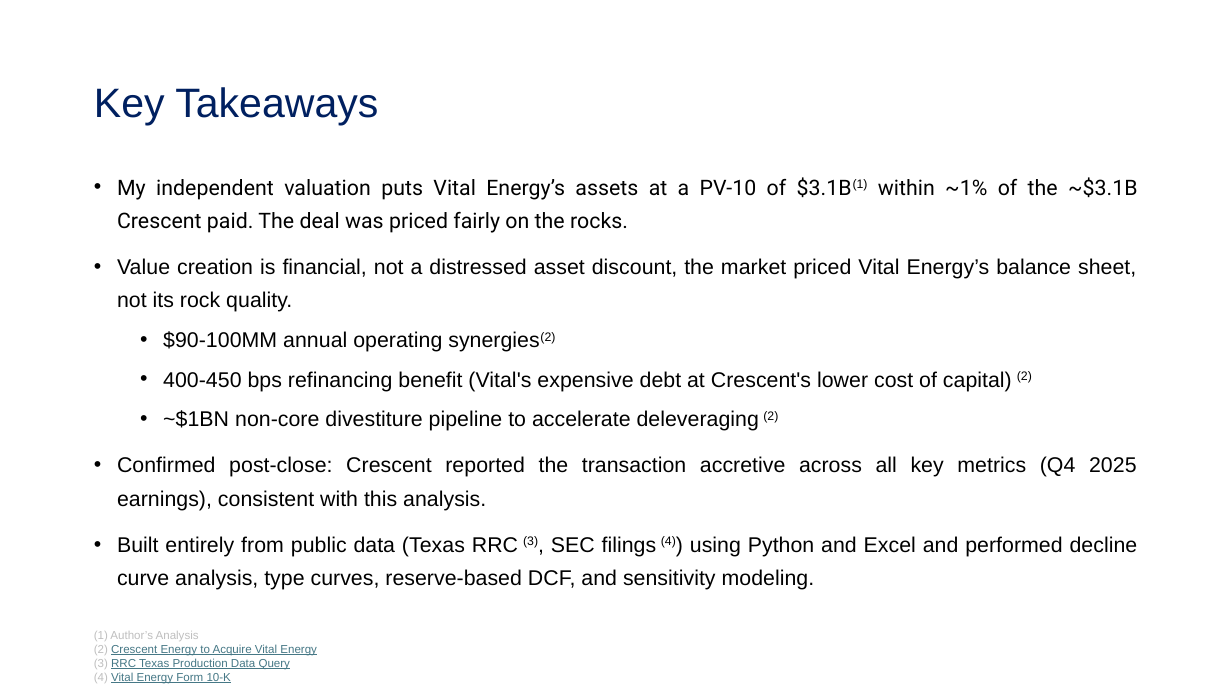
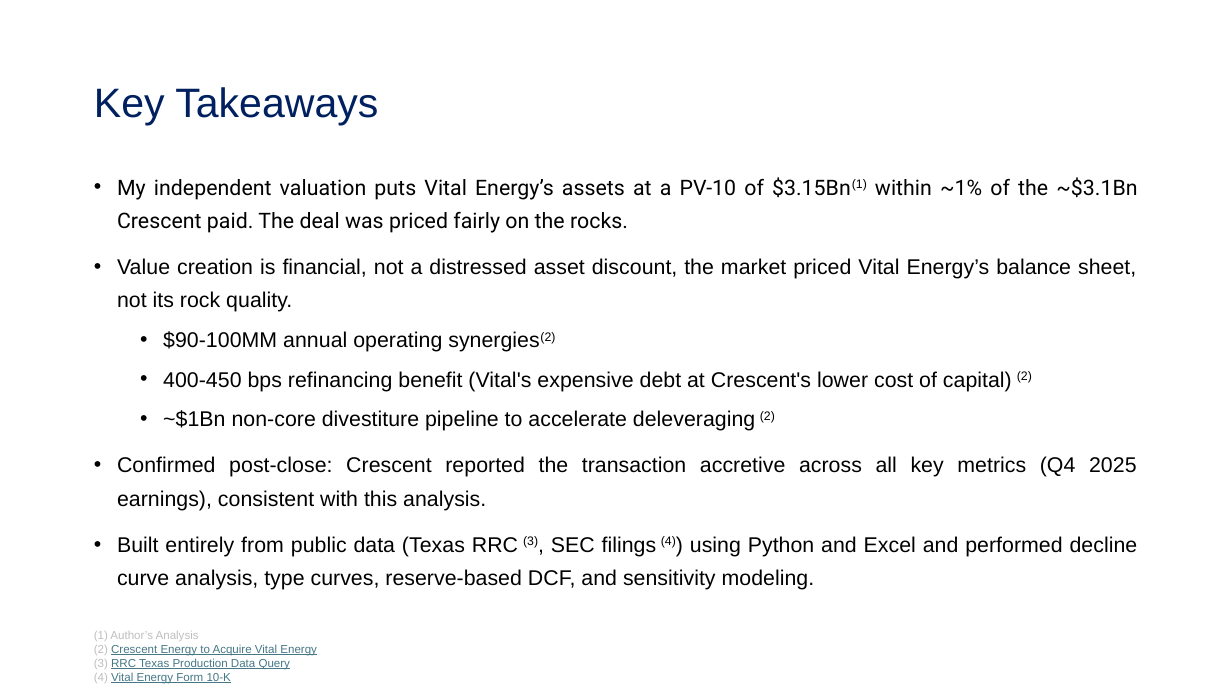
Before and after one commit to Vandan-03/Indpendent-Study, a slide deck: slide 5 of Presentation/Independent Asset Valuation Study.pptx. Drawn at 1232x693 pixels with LibreOffice and Linux fonts; fonts in the diff are those of the drawing. Boxes give left, top, right and bottom in pixels: in the first picture for what was removed or moved away, otherwise in the second. Text is boxed around its words. In the diff, an @@ line names an element or a change of style, - is before the commit and + after.

Commit message:
PPT

```diff
--- a/Presentation/Independent Asset Valuation Study.pptx
+++ b/Presentation/Independent Asset Valuation Study.pptx
@@ text at box(117, 177, 1137, 233): text changed @@
-• My independent valuation puts Vital Energy’s assets at a PV-10 of $3.1B(1) within ~1% of the ~$3.1B Crescent paid. The deal was priced fairly on the rocks.
+• My independent valuation puts Vital Energy’s assets at a PV-10 of $3.15Bn(1) within ~1% of the ~$3.1Bn Crescent paid. The deal was priced fairly on the rocks.
@@ text at box(163, 410, 775, 431): text changed @@
-  • ~$1BN non-core divestiture pipeline to accelerate deleveraging (2)
+  • ~$1Bn non-core divestiture pipeline to accelerate deleveraging (2)
```
Also in this commit, not shown: 2 other slides changed, 1 other file.
